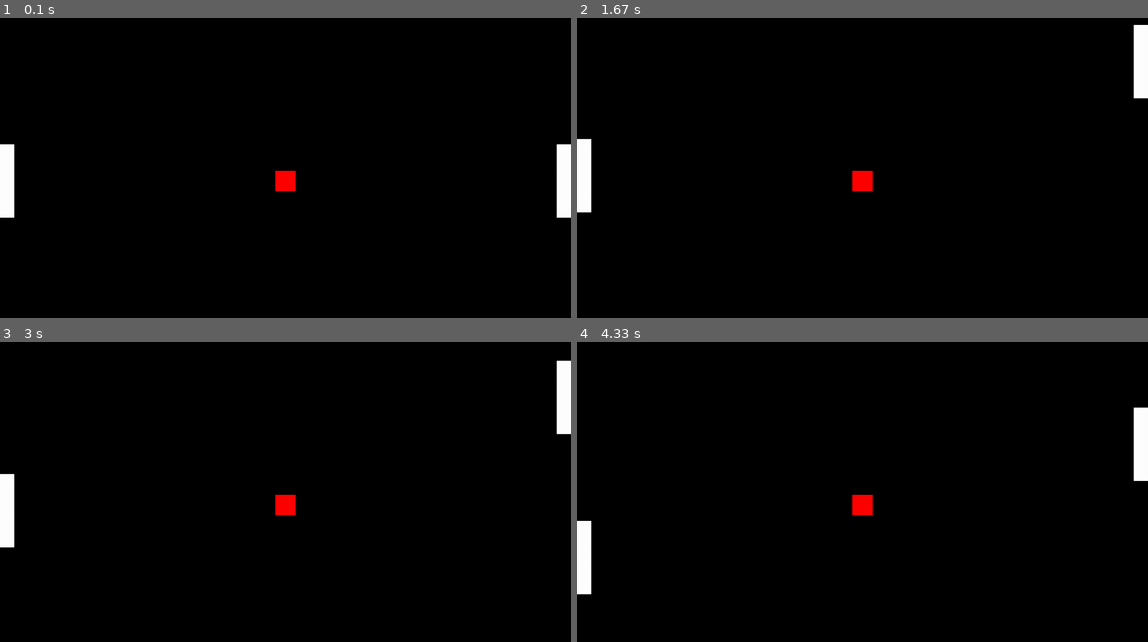
Above: before the commit, frames 1-4 (two rows, left to right).
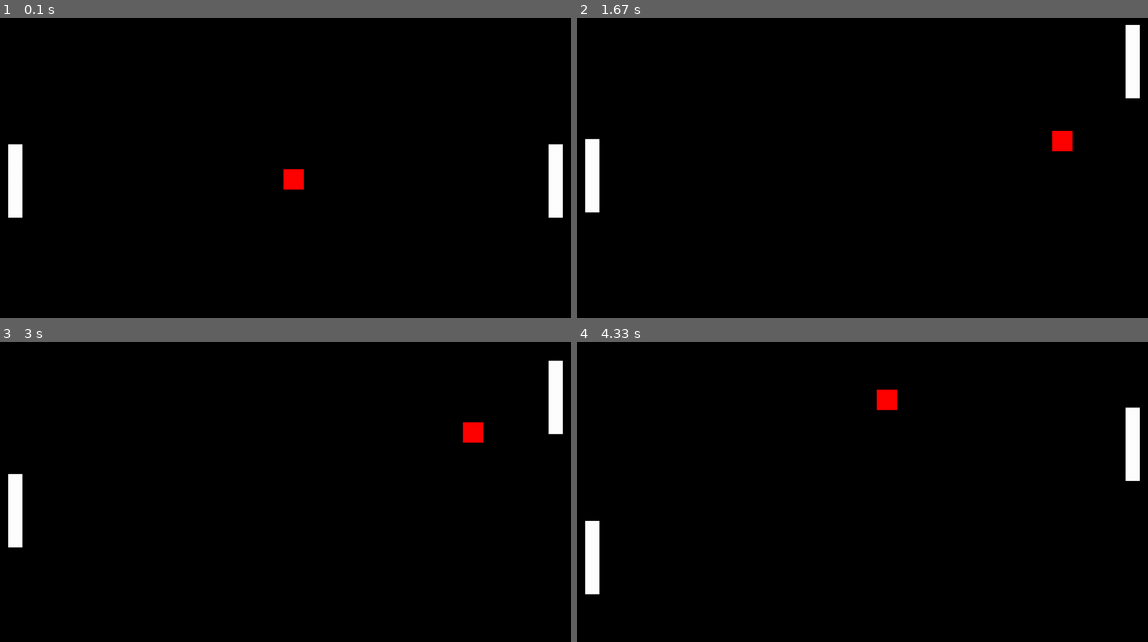
Above: after the commit, the same moments.

Repository: RFOD/Python_PygameTest
Game: pygame game, started from test01.py
Same seed, same stepped clock (60 frames per second), same inputs: the game is played once before the commit and once after it.
Inputs:
- Up to frame 1 (0.1 s): no input
- Up to frame 2 (1.67 s): hold Up 0.33-0.8 s; hold Down 0.83-1.13 s; hold S 0.83-1.13 s; hold Up 1.17-1.53 s; hold W 1.17-1.53 s; hold Down from 1.57 s (still down); hold S from 1.57 s (still down)
- Up to frame 3 (3 s): release Down at 1.93 s; release S at 1.93 s; hold Up 1.97-2.27 s; hold W 1.97-2.27 s; hold Down 2.3-2.6 s; hold S 2.3-2.6 s; hold Up from 2.63 s (still down); hold W from 2.63 s (still down)
- Up to frame 4 (4.33 s): release Up at 3 s; release W at 3 s; hold Down 3.03-3.4 s; hold S 3.03-3.4 s; hold Up 3.43-3.73 s; hold W 3.43-3.73 s; hold Down 3.77-4.07 s; hold S 3.77-4.07 s; hold Up from 4.1 s (still down); hold W from 4.1 s (still down)

The runs differ from the first frame. In frame 1, 1.7% of the frame differs, in the area x 0-100%, y 42-67%; in frame 2, 2.0%; in frame 3, 2.0%, in the area x 0-100%, y 6-69%; in frame 4, 2.0%.

Commit message:
Completd Ball Movement!

Diff:
--- a/test01.py
+++ b/test01.py
@@ -9,18 +9,41 @@
 playerHeight = 180
 playerThickness = 35
 
-player1Pos = pygame.Vector2(0, (winHeight - playerHeight)/2)
-player2Pos = pygame.Vector2(winWidth - playerThickness, (winHeight - playerHeight)/2)
+player1Pos = pygame.Vector2(20, (winHeight - playerHeight)/2)
+player2Pos = pygame.Vector2(winWidth - playerThickness - 20, (winHeight - playerHeight)/2)
 
 ballHeight = 50
-ballwidth = 50
-
-ballPos = pygame.Vector2((winWidth - ballwidth)/2, (winHeight - ballHeight)/2)
+ballWidth = 50
+ballPos = pygame.Vector2((winWidth - ballWidth)/2, (winHeight - ballHeight)/2)
+ballDirection = pygame.Vector2(1, 1)
+ballVel = 5
+ballVelY = 1
 
 playerAccelRate = 2
 friction = .8
 vel1 = 0
 vel2 = 0
+
+ # Ball Behaviour
+
+def ballMovement(ballX, ballY, ballSpeed, ballSpeedY, ballDirectionX, ballDirectionY):
+    if ballDirectionX == 1 and ballX < winWidth - ballWidth:
+        ballX += ballSpeed
+    elif ballDirectionX == 1 and ballX >= winWidth - ballWidth:
+        ballDirectionX *= -1
+    if ballDirectionY == 1 and ballY > 0:
+        ballY -= ballSpeedY
+    elif ballDirectionY == 1 and ballY <= 0:
+        ballDirectionY *= -1
+    if ballDirectionX == -1 and ballX > 0:
+        ballX -= ballSpeed
+    elif ballDirectionX == -1 and ballX <= 0:
+        ballDirectionX *= -1
+    if ballDirectionY == -1 and ballY < winHeight - ballHeight:
+        ballY += ballSpeedY
+    elif ballDirectionY == -1 and ballY >= winHeight - ballHeight:
+        ballDirectionY *= -1
+    return ballX, ballY, ballDirectionX, ballDirectionY
 
 # Main Game loop --->
 
@@ -35,16 +58,12 @@
     # Drawing the objects on the screen
     pygame.draw.rect(screen, "white", pygame.Rect(player1Pos.x, player1Pos.y, playerThickness, playerHeight))
     pygame.draw.rect(screen, "white", pygame.Rect(player2Pos.x, player2Pos.y, playerThickness, playerHeight))
-    pygame.draw.rect(screen, "red", pygame.Rect(ballPos.x, ballPos.y, ballwidth, ballHeight))
+    pygame.draw.rect(screen, "red", pygame.Rect(ballPos.x, ballPos.y, ballWidth, ballHeight))
 
 
     # Ball Behaviour
 
-
-
-
-
-
+    ballPos.x, ballPos.y, ballDirection.x, ballDirection.y = ballMovement(ballPos.x, ballPos.y, ballVel, ballVelY, ballDirection.x, ballDirection.y)
 
 
     # Player Movement Mechanic
